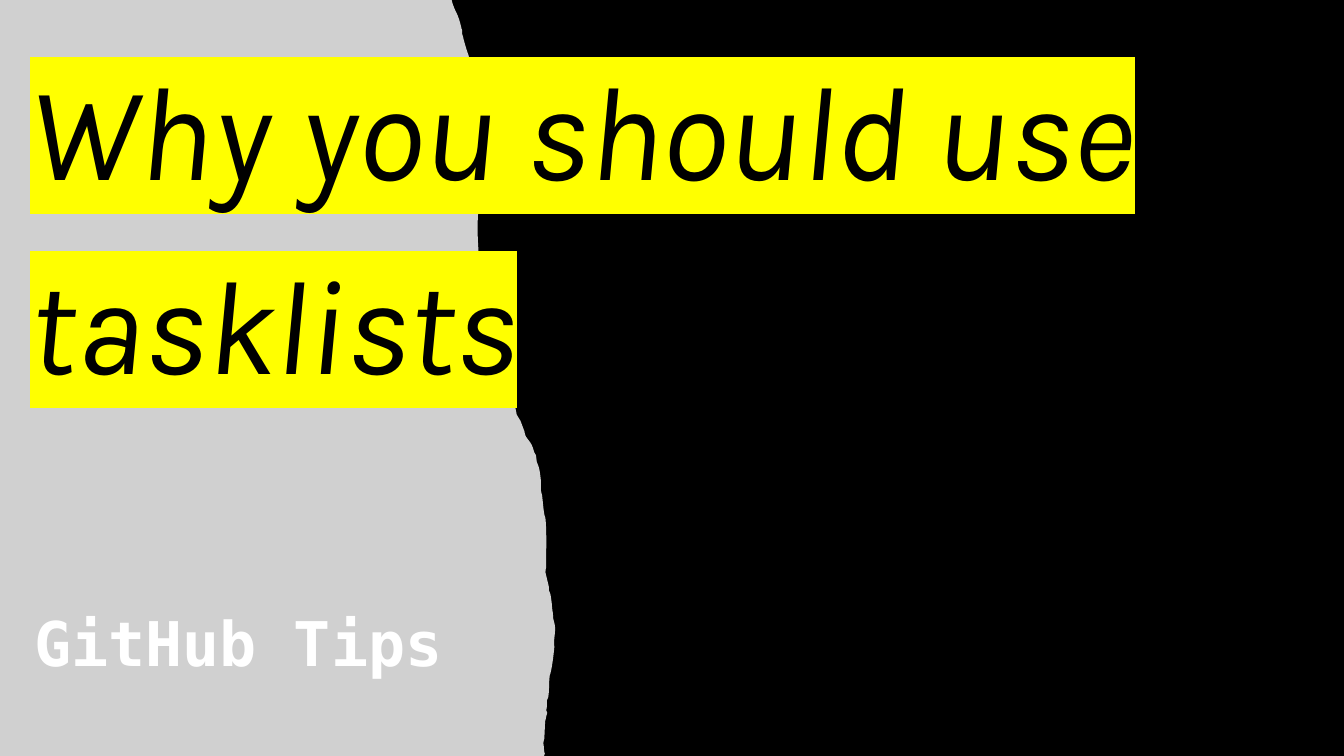
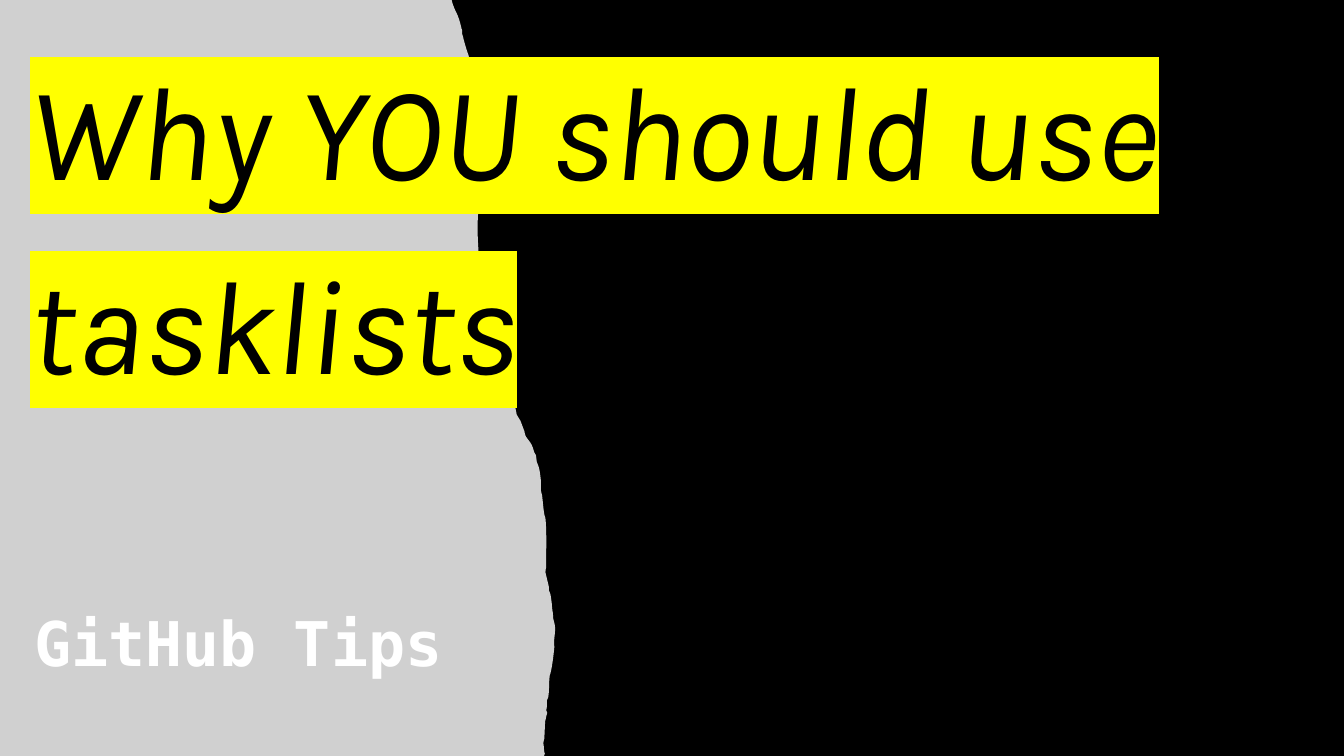
Before and after one commit to GordonBeeming-Content/GitHubTip-UseTasklists, a slide deck: slide 1 of Thumbnail.pptx. Drawn at 1344x756 pixels with LibreOffice and Linux fonts; fonts in the diff are those of the drawing; grey boxes stand for pictures; background and template pictures are left out. Boxes give left, top, right and bottom in pixels: in the first picture for what was removed or moved away, otherwise in the second. Text is boxed around its words. In the diff, an @@ line names an element or a change of style, - is before the commit and + after.

```diff
--- a/Thumbnail.pptx
+++ b/Thumbnail.pptx
@@ title at [30, 88, 1159, 405]: text changed @@
-Why you should use tasklists
+Why YOU should use tasklists
```
Also in this commit, not shown: 1 other file.
